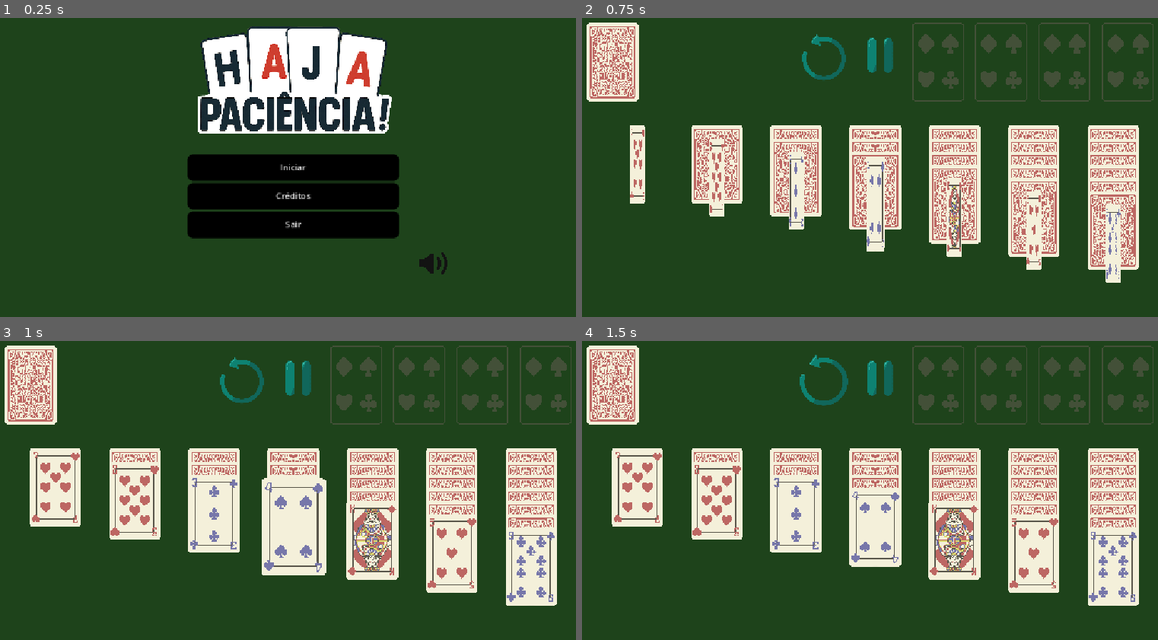
Above: before the commit, frames 1-4 (two rows, left to right).
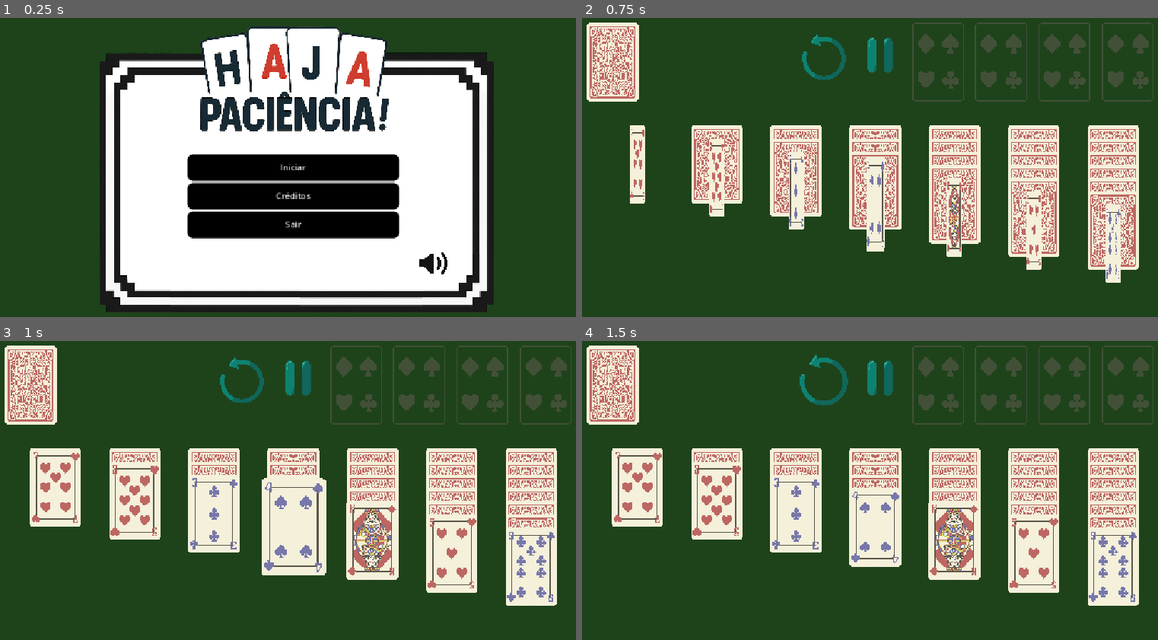
Above: after the commit, the same moments.

Repository: biarog/Paciencia-Maritacas
Game: Godot game, scene res://cenas/menu_inicial.tscn
Two runs of this game, one before a commit and one after it. Both use one fixed random seed, a clock stepped at 60 frames per second and the inputs below. Video files are missing from this copy of the repository; at most half a second of black plays in their place.
Inputs (mouse positions are in pixels of both pictures, inside the frame that each line leads up to):
- Up to frame 1 (0.25 s): no input
- Up to frame 2 (0.75 s): click "Iniciar" at 0.5 s
- Up to frame 3 (1 s): no input
- Up to frame 4 (1.5 s): click (823, 379) at 1.25 s

The runs differ from the first frame. In frame 1, 41% of the frame differs, in the area x 17-86%, y 11-99%; in frame 2, nothing differs; in frame 3, nothing differs; in frame 4, nothing differs.

Commit message:
Conserto de propagação de mouse e âncoras

Diff:
--- a/cenas/menu_inicial.tscn
+++ b/cenas/menu_inicial.tscn
@@ -112,6 +112,7 @@
 anchor_right = 1.0
 anchor_bottom = 1.002
 offset_bottom = -0.296082
+mouse_filter = 2
 
 [node name="ColorRect" type="ColorRect" parent="Background/Control"]
 z_index = -3
@@ -128,7 +129,6 @@
 [node name="MenuInicial" type="CanvasLayer" parent="."]
 
 [node name="TextureRect2" type="TextureRect" parent="MenuInicial"]
-visible = false
 z_index = -2
 anchors_preset = 8
 anchor_left = 0.5
@@ -148,10 +148,15 @@
 [node name="mudo" type="TextureButton" parent="MenuInicial"]
 visible = false
 z_index = 100
-offset_left = 802.0
-offset_top = 439.0
-offset_right = 5475.0
-offset_bottom = 4950.0
+anchors_preset = -1
+anchor_left = 0.5
+anchor_top = 0.5
+anchor_right = 0.5
+anchor_bottom = 0.5
+offset_left = 226.0
+offset_top = 115.0
+offset_right = 4899.0
+offset_bottom = 4626.0
 scale = Vector2(0.02, 0.02)
 mouse_filter = 1
 texture_normal = ExtResource("2_3muv4")
@@ -160,10 +165,15 @@
 
 [node name="com_som" type="TextureButton" parent="MenuInicial"]
 z_index = 100
-offset_left = 802.0
-offset_top = 439.0
-offset_right = 4675.0
-offset_bottom = 4312.0
+anchors_preset = -1
+anchor_left = 0.5
+anchor_top = 0.5
+anchor_right = 0.5
+anchor_bottom = 0.5
+offset_left = 226.0
+offset_top = 115.0
+offset_right = 4099.0
+offset_bottom = 3988.0
 scale = Vector2(0.02, 0.02)
 mouse_filter = 1
 texture_normal = ExtResource("15_gjun6")
@@ -183,6 +193,7 @@
 grow_horizontal = 2
 grow_vertical = 2
 size_flags_horizontal = 0
+mouse_filter = 2
 theme = SubResource("Theme_atqwx")
 
 [node name="VBoxContainer" type="VBoxContainer" parent="MenuInicial/MarginContainer"]
@@ -236,6 +247,7 @@
 offset_bottom = 236.0
 grow_horizontal = 2
 scale = Vector2(0.4, 0.4)
+mouse_filter = 2
 texture = ExtResource("3_qqmr5")
 
 [node name="AnimationPlayer" type="AnimationPlayer" parent="MenuInicial/TextureRect"]
